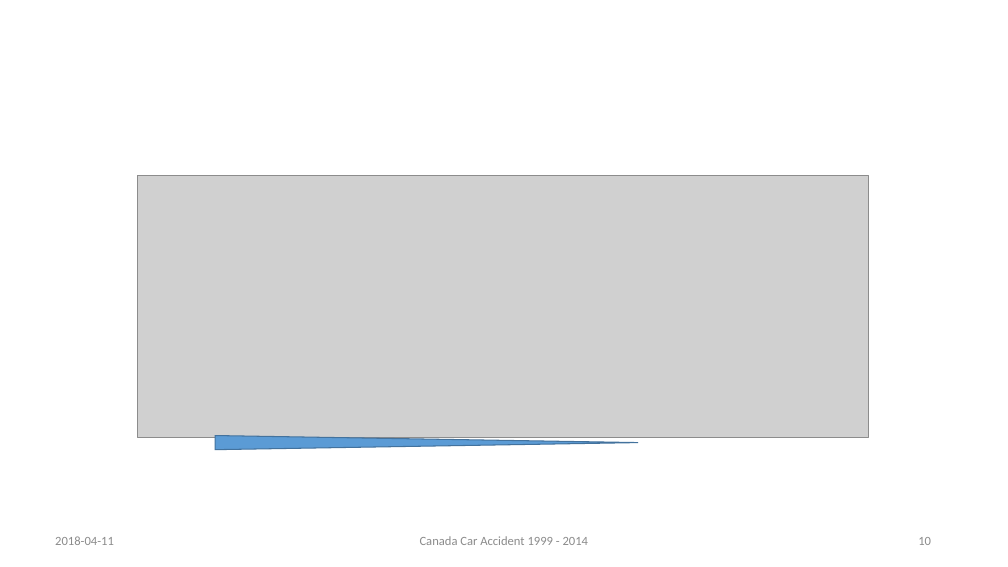
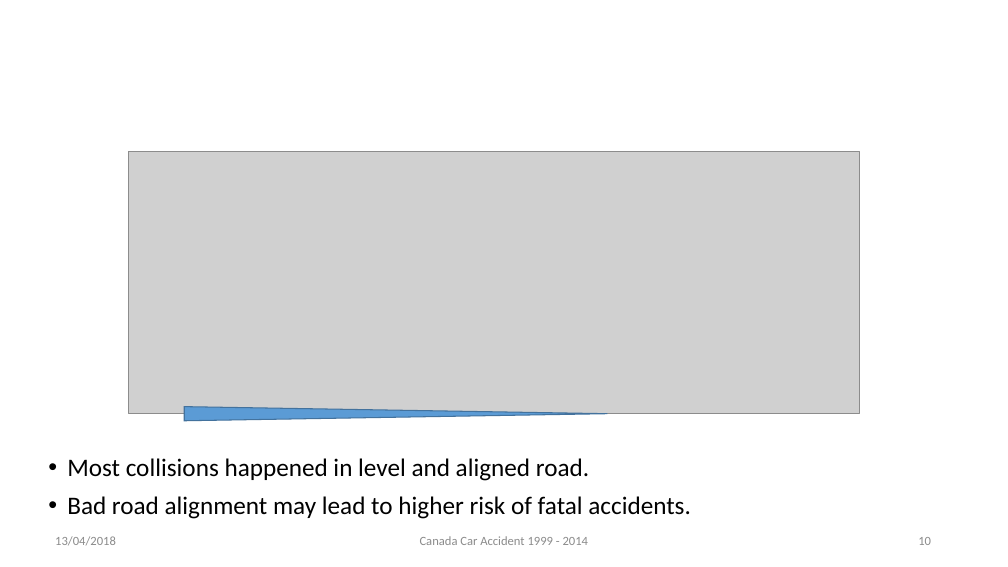
Before and after one commit to rynho/3250-G3, a slide deck: slide 10 of Deliverable/Presentation.pptx. Drawn at 1008x567 pixels with LibreOffice and Linux fonts; fonts in the diff are those of the drawing; grey boxes stand for pictures; background and template pictures are left out. Boxes give left, top, right and bottom in pixels: in the first picture for what was removed or moved away, otherwise in the second. Text is boxed around its words. In the diff, an @@ line names an element or a change of style, - is before the commit and + after.

```diff
--- a/Deliverable/Presentation.pptx
+++ b/Deliverable/Presentation.pptx
@@ picture: place and size @@
-picture at bbox=[138, 175, 869, 438]
+picture at bbox=[129, 151, 860, 414]
@@ triangle: place and size @@
-triangle at bbox=[215, 436, 639, 450]
+triangle at bbox=[184, 406, 608, 421]
@@ text added at bbox=[67, 458, 691, 519], 24 pt, text #000000 @@
+• Most collisions happened in level and aligned road.
+• Bad road alignment may lead to higher risk of fatal accidents.
@@ text at bbox=[55, 536, 116, 545]: text changed @@
-2018-04-11
+13/04/2018
```
Also in this commit, not shown: 19 other slides changed, 8 other files.
